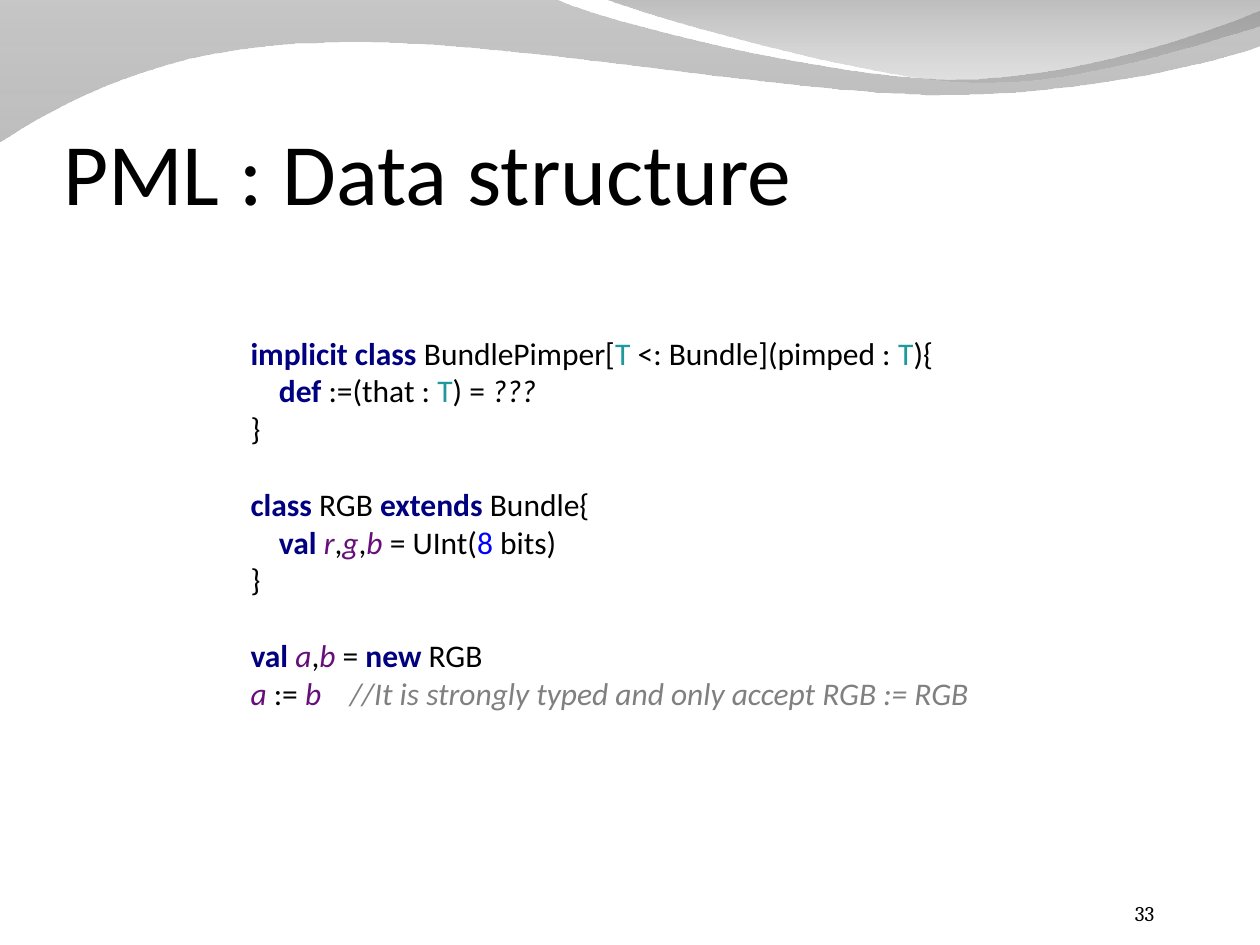
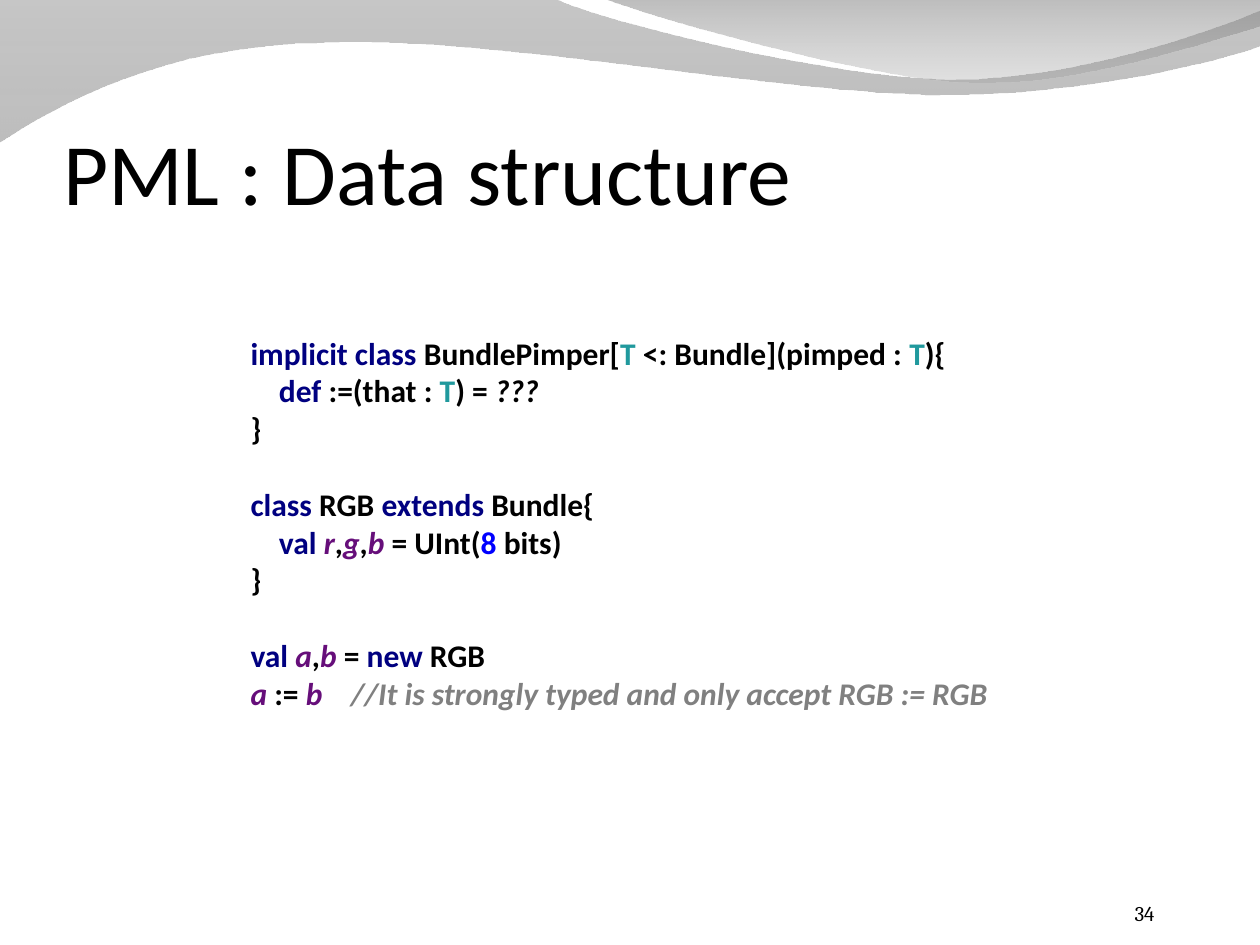
Before and after one commit to SpinalHDL/SpinalDoc, a slide deck: slide 34 of presentation/en/presentation_dsl.odp (slide 33 before the commit). Drawn at 1260x945 pixels with LibreOffice and Linux fonts; fonts in the diff are those of the drawing; background and template pictures are left out. Boxes give left, top, right and bottom in pixels: in the first picture for what was removed or moved away, otherwise in the second. Text is boxed around its words. In the diff, an @@ line names an element or a change of style, - is before the commit and + after.

```diff
--- a/presentation/en/presentation_dsl.odp
+++ b/presentation/en/presentation_dsl.odp
@@ text "implicit class BundlePimper[T <: Bundle](pimped ..." at [251, 342, 987, 710]: bold on in "BundlePimper[T <: Bundle](pimped : T){ :=(that : ..." @@
@@ page number at [1135, 906, 1155, 921]: text changed @@
-33
+34
```
Also in this commit, not shown: 7 other slides changed, 4 slides added, 1 other file.
